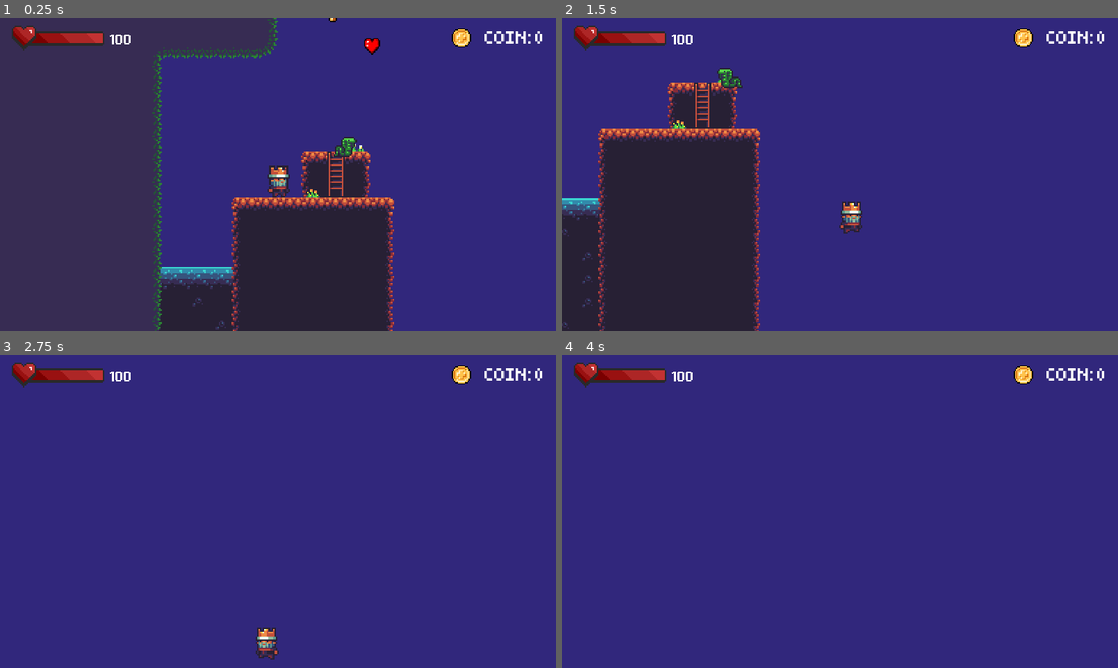
Above: before the commit, frames 1-4 (two rows, left to right).
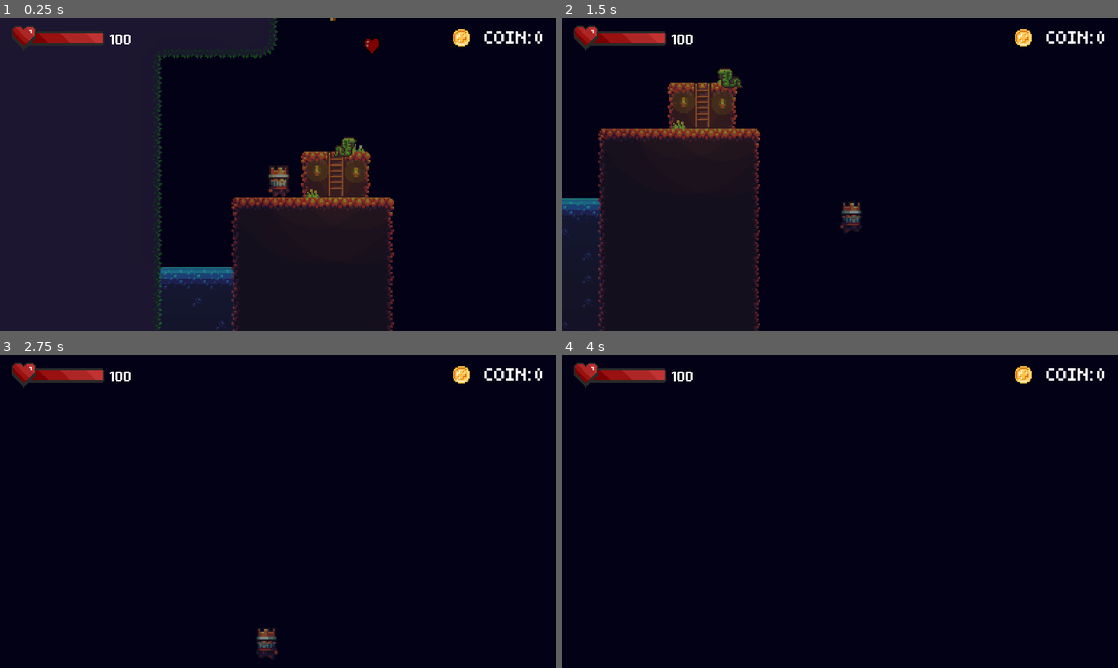
Above: after the commit, the same moments.

Repository: squach90/ForestPlatformerGodot
Game: Godot game, scene res://main.tscn
Same seed, same stepped clock (60 frames per second), same inputs: the game is played once before the commit and once after it.
Inputs:
- Up to frame 1 (0.25 s): no input
- Up to frame 2 (1.5 s): tap Enter (ui_accept) at 0.5, 0.77 s; hold , (K) 0.53-1.28 s; hold Right (ui_right) from 0.53 s (still down); tap , (K) at 1.35 s
- Up to frame 3 (2.75 s): tap Enter (ui_accept) at 1.52 s; release Right (ui_right) at 2.03 s; hold Left (ui_left) from 2.03 s (still down); hold , (K) from 2.03 s (still down)
- Up to frame 4 (4 s): release Left (ui_left) at 2.78 s; release , (K) at 2.78 s; hold Right (ui_right) from 2.78 s (still down); tap , (K) at 2.85 s; tap Enter (ui_accept) at 3.02, 3.5, 3.77 s; hold , (K) from 3.53 s (still down)

The runs differ from the first frame. In frame 1, 85% of the frame differs, in the area x 0-100%, y 0-100%; in frame 2, 79%; in frame 3, 99%; in frame 4, 99%.

Commit message:
Add postprocessing and light

Diff:
--- a/coin.tscn
+++ b/coin.tscn
@@ -57,6 +57,15 @@
 [sub_resource type="CircleShape2D" id="CircleShape2D_an4ef"]
 radius = 8.0
 
+[sub_resource type="Gradient" id="Gradient_nhocx"]
+offsets = PackedFloat32Array(0, 0.958333)
+colors = PackedColorArray(0.509804, 0.509804, 0, 0.486275, 0.077381, 0.077381, 0.077381, 1)
+
+[sub_resource type="GradientTexture2D" id="GradientTexture2D_1y7mf"]
+gradient = SubResource("Gradient_nhocx")
+fill = 1
+fill_from = Vector2(0.49569, 0.5)
+
 [node name="Coin" type="Area2D"]
 script = ExtResource("1_yqw1c")
 
@@ -70,4 +79,8 @@
 [node name="AudioStreamPlayer2D" type="AudioStreamPlayer2D" parent="."]
 stream = ExtResource("3_o1jmi")
 
+[node name="PointLight2D" type="PointLight2D" parent="."]
+scale = Vector2(0.296875, 0.296875)
+texture = SubResource("GradientTexture2D_1y7mf")
+
 [connection signal="body_entered" from="." to="." method="_on_body_entered"]
--- a/heart.tscn
+++ b/heart.tscn
@@ -17,6 +17,14 @@
 [sub_resource type="CircleShape2D" id="CircleShape2D_w1udh"]
 radius = 6.0
 
+[sub_resource type="Gradient" id="Gradient_dn6e0"]
+colors = PackedColorArray(1, 0.35944, 0.270517, 1, 0, 0, 0, 1)
+
+[sub_resource type="GradientTexture2D" id="GradientTexture2D_524qx"]
+gradient = SubResource("Gradient_dn6e0")
+fill = 1
+fill_from = Vector2(0.474138, 0.547414)
+
 [node name="Heart" type="Area2D"]
 script = ExtResource("1_jm71y")
 
@@ -28,4 +36,8 @@
 [node name="CollisionShape2D" type="CollisionShape2D" parent="."]
 shape = SubResource("CircleShape2D_w1udh")
 
+[node name="PointLight2D" type="PointLight2D" parent="."]
+scale = Vector2(0.375, 0.375)
+texture = SubResource("GradientTexture2D_524qx")
+
 [connection signal="body_entered" from="." to="." method="_on_body_entered"]
--- a/main.tscn
+++ b/main.tscn
@@ -1,8 +1,10 @@
-[gd_scene load_steps=15 format=3 uid="uid://byjgam8rsw1fv"]
+[gd_scene load_steps=18 format=3 uid="uid://byjgam8rsw1fv"]
 
 [ext_resource type="Texture2D" uid="uid://cp2j8jjtm3mb" path="res://Assets/Tilemap/Platformer forest.png" id="1_ibqob"]
 [ext_resource type="PackedScene" uid="uid://c2ycq7v0tymej" path="res://player.tscn" id="2_q8yuv"]
+[ext_resource type="PackedScene" uid="uid://dv7raivr8r3g8" path="res://torch.tscn" id="3_bhpxj"]
 [ext_resource type="PackedScene" uid="uid://xv0fy53ockdd" path="res://ui.tscn" id="3_v0gbd"]
+[ext_resource type="PackedScene" uid="uid://cxotyqayx7hk6" path="res://water_light.tscn" id="4_7erup"]
 [ext_resource type="PackedScene" uid="uid://dtagooedk5neo" path="res://snake.tscn" id="4_j65jd"]
 [ext_resource type="AudioStream" uid="uid://jl5r6r6mpm01" path="res://Assets/Music/Hero Immortal.mp3" id="4_ts5tg"]
 [ext_resource type="Script" path="res://MainMusic.gd" id="5_8dyyw"]
@@ -664,6 +666,20 @@
 sources/0 = SubResource("TileSetAtlasSource_5e0o7")
 sources/1 = SubResource("TileSetAtlasSource_qvb0s")
 
+[sub_resource type="Environment" id="Environment_yfdxq"]
+background_mode = 3
+glow_enabled = true
+glow_levels/2 = 0.16
+glow_levels/3 = 0.0
+glow_levels/4 = 5.0
+glow_levels/5 = 0.0
+glow_bloom = 0.05
+glow_blend_mode = 0
+fog_light_energy = 4.14
+fog_height_density = 16.0
+adjustment_enabled = true
+adjustment_brightness = 0.5
+
 [node name="Main" type="Node2D"]
 
 [node name="UI" parent="." instance=ExtResource("3_v0gbd")]
@@ -677,7 +693,7 @@
 anchor_bottom = 1.0
 grow_horizontal = 2
 grow_vertical = 2
-color = Color(0.192157, 0.152941, 0.486275, 1)
+color = Color(0.0485727, 0.0320388, 0.172694, 1)
 
 [node name="TileMap" type="TileMap" parent="."]
 tile_set = SubResource("TileSet_xn8tl")
@@ -685,6 +701,27 @@
 layer_0/tile_data = PackedInt32Array(-65535, 655361, 0, 1, 655361, 1, -65534, 720897, 0, 2, 720897, 1, -65533, 786433,  …(1027 unchanged characters)…
 layer_1/tile_data = PackedInt32Array(131070, 655360, 0, 196606, 655360, 1, 131071, 720896, 0, 196607, 720896, 1, 65536, …(15193 unchanged characters)…
 
+[node name="WorldEnvironment" type="WorldEnvironment" parent="."]
+environment = SubResource("Environment_yfdxq")
+
+[node name="Torch" parent="." instance=ExtResource("3_bhpxj")]
+position = Vector2(27, -3)
+color = Color(0.285252, 0.126927, 9.62615e-08, 0.545098)
+energy = 5.0
+texture_scale = 1.0
+
+[node name="Torch2" parent="Torch" instance=ExtResource("3_bhpxj")]
+position = Vector2(27, 1)
+color = Color(0.486275, 0.235294, 0, 0.392157)
+energy = 5.0
+texture_scale = 1.0
+
+[node name="WaterLight" parent="." instance=ExtResource("4_7erup")]
+position = Vector2(-56, 161)
+scale = Vector2(0.8125, 3)
+color = Color(0.0246663, 0.125097, 0.159141, 1)
+energy = 5.34
+
 [node name="Player" parent="." instance=ExtResource("2_q8yuv")]
 speed = 150.0
 
@@ -724,3 +761,9 @@
 
 [node name="Heart" parent="." instance=ExtResource("10_yr36h")]
 position = Vector2(65, -89)
+
+[node name="DirectionalLight2D" type="DirectionalLight2D" parent="."]
+position = Vector2(15, -126)
+color = Color(0.032877, 0.00712998, 0.171308, 1)
+energy = 0.68
+max_distance = 1000.0
--- /dev/null
+++ b/torch.gd
@@ -0,0 +1,4 @@
+extends PointLight2D
+
+func _ready():
+	$AnimatedSprite2D.play("default")
--- /dev/null
+++ b/torch.tscn
@@ -0,0 +1,65 @@
+[gd_scene load_steps=11 format=3 uid="uid://dv7raivr8r3g8"]
+
+[ext_resource type="Texture2D" uid="uid://bta7flygi25wl" path="res://Assets/Sprite/TorchLight.png" id="1_ym0uj"]
+[ext_resource type="Texture2D" uid="uid://dlv8vfarbyrpd" path="res://Assets/Sprite/torch_spritesheet.png" id="2_adaep"]
+[ext_resource type="Script" path="res://torch.gd" id="2_v85kn"]
+
+[sub_resource type="AtlasTexture" id="AtlasTexture_ch382"]
+atlas = ExtResource("2_adaep")
+region = Rect2(0, 0, 16, 16)
+
+[sub_resource type="AtlasTexture" id="AtlasTexture_21jxk"]
+atlas = ExtResource("2_adaep")
+region = Rect2(16, 0, 16, 16)
+
+[sub_resource type="AtlasTexture" id="AtlasTexture_407xh"]
+atlas = ExtResource("2_adaep")
+region = Rect2(32, 0, 16, 16)
+
+[sub_resource type="AtlasTexture" id="AtlasTexture_xq46i"]
+atlas = ExtResource("2_adaep")
+region = Rect2(48, 0, 16, 16)
+
+[sub_resource type="AtlasTexture" id="AtlasTexture_4mpvi"]
+atlas = ExtResource("2_adaep")
+region = Rect2(64, 0, 16, 16)
+
+[sub_resource type="AtlasTexture" id="AtlasTexture_lvtcs"]
+atlas = ExtResource("2_adaep")
+region = Rect2(80, 0, 16, 16)
+
+[sub_resource type="SpriteFrames" id="SpriteFrames_k85am"]
+animations = [{
+"frames": [{
+"duration": 1.0,
+"texture": SubResource("AtlasTexture_ch382")
+}, {
+"duration": 1.0,
+"texture": SubResource("AtlasTexture_21jxk")
+}, {
+"duration": 1.0,
+"texture": SubResource("AtlasTexture_407xh")
+}, {
+"duration": 1.0,
+"texture": SubResource("AtlasTexture_xq46i")
+}, {
+"duration": 1.0,
+"texture": SubResource("AtlasTexture_4mpvi")
+}, {
+"duration": 1.0,
+"texture": SubResource("AtlasTexture_lvtcs")
+}],
+"loop": true,
+"name": &"default",
+"speed": 9.0
+}]
+
+[node name="Torch" type="PointLight2D"]
+color = Color(0.867604, 0.447747, 5.77569e-07, 1)
+texture = ExtResource("1_ym0uj")
+texture_scale = 0.5
+script = ExtResource("2_v85kn")
+
+[node name="AnimatedSprite2D" type="AnimatedSprite2D" parent="."]
+sprite_frames = SubResource("SpriteFrames_k85am")
+frame_progress = 0.637806
--- /dev/null
+++ b/water_light.tscn
@@ -0,0 +1,13 @@
+[gd_scene load_steps=3 format=3 uid="uid://cxotyqayx7hk6"]
+
+[sub_resource type="Gradient" id="Gradient_lj3ej"]
+offsets = PackedFloat32Array(0, 0.64881, 1)
+colors = PackedColorArray(0.0705882, 0.0588235, 0.121569, 1, 0.117647, 0.341176, 0.415686, 1, 0.349935, 0.721427, 0.851628, 1)
+
+[sub_resource type="GradientTexture2D" id="GradientTexture2D_342km"]
+gradient = SubResource("Gradient_lj3ej")
+fill_from = Vector2(1, 1)
+
+[node name="WaterLight" type="PointLight2D"]
+color = Color(0.117647, 0.341176, 0.415686, 1)
+texture = SubResource("GradientTexture2D_342km")
Binary file added: Assets/Sprite/TorchLight.png
Not shown, added: Assets/Sprite/TorchLight.png.import
Binary file added: Assets/Sprite/torch_spritesheet.png
Not shown, added: Assets/Sprite/torch_spritesheet.png.import
Not shown: 1 places in coin.tscn that only renumber resources
Not shown: 1 places in heart.tscn that only renumber resources
